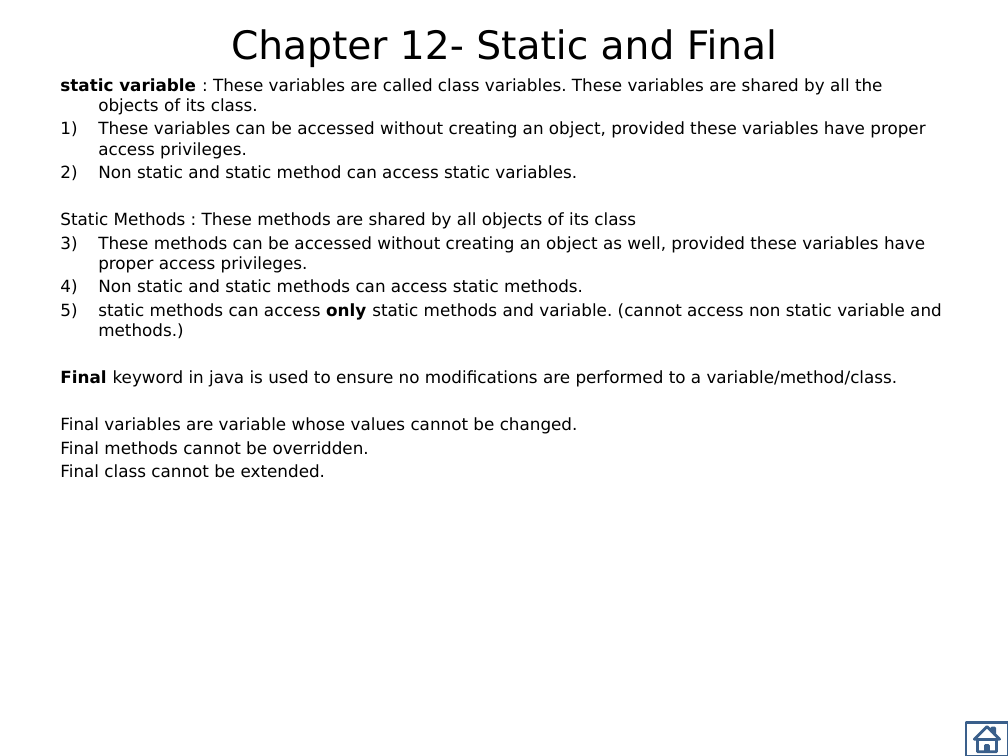
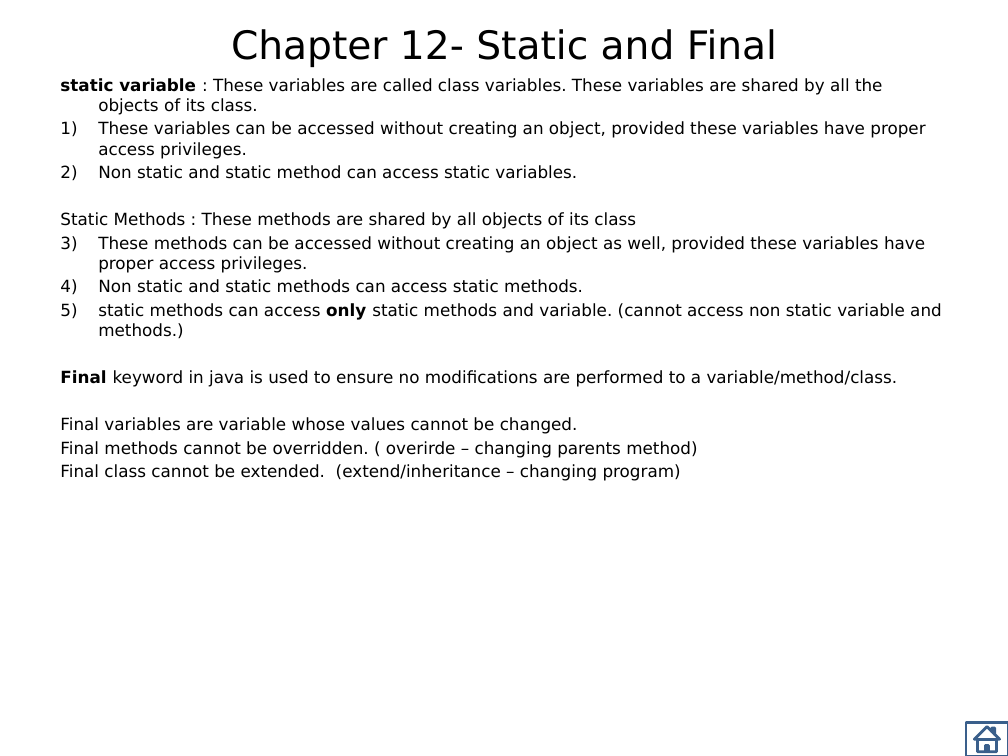
Before and after one commit to javatrainers/aprjava, a slide deck: slide 39 of Java_st.pptx. Drawn at 1008x756 pixels with LibreOffice and Linux fonts; fonts in the diff are those of the drawing. Boxes give left, top, right and bottom in pixels: in the first picture for what was removed or moved away, otherwise in the second. Text is boxed around its words. In the diff, an @@ line names an element or a change of style, - is before the commit and + after.

```diff
--- a/Java_st.pptx
+++ b/Java_st.pptx
@@ text at bbox=[60, 441, 697, 481]: text changed @@
-Final methods cannot be overridden.
-Final class cannot be extended.
+Final methods cannot be overridden. ( overirde – changing parents method)
+Final class cannot be extended. (extend/inheritance – changing program)
```
Also in this commit, not shown: 6 other files.
